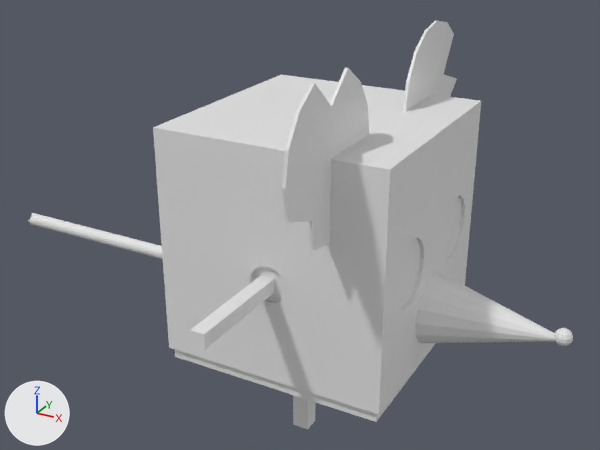
Two versions of the Blender file Assets/Art/Models/Character/Blend_Character_Cheese_and_Costume.blend, one commit apart.
Before and after are seen from a 50 mm camera at (0.0234, -0.0459, 0.0369) aimed at (-0.0027, 0.0014, 0.0132). The lights are fixed; the arrows at lower left show +X, +Y and +Z.

In view in the first picture: 'FBX_Character_Cheese', 'FBX_Cheese_Mouse'.
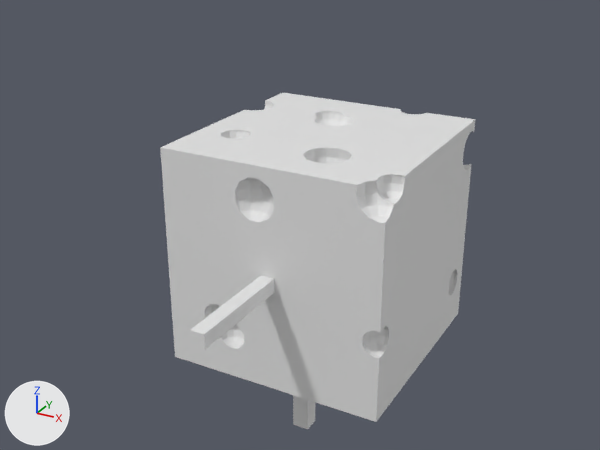
Changed parts and their boxes [x1, y1, x2, y2] in the pictures (600 x 450 px):
'FBX_Cheese_Mouse', hidden
    before: [28, 21, 573, 415]
'FBX_Character_Cheese', unchanged, uncovered by the edit
    before: [175, 197, 461, 429]
    after: [160, 93, 475, 429]

What the commit changed:
Object 'FBX_Cheese_Mouse' (ob_fbx_cheese_mouse) is now hidden.
